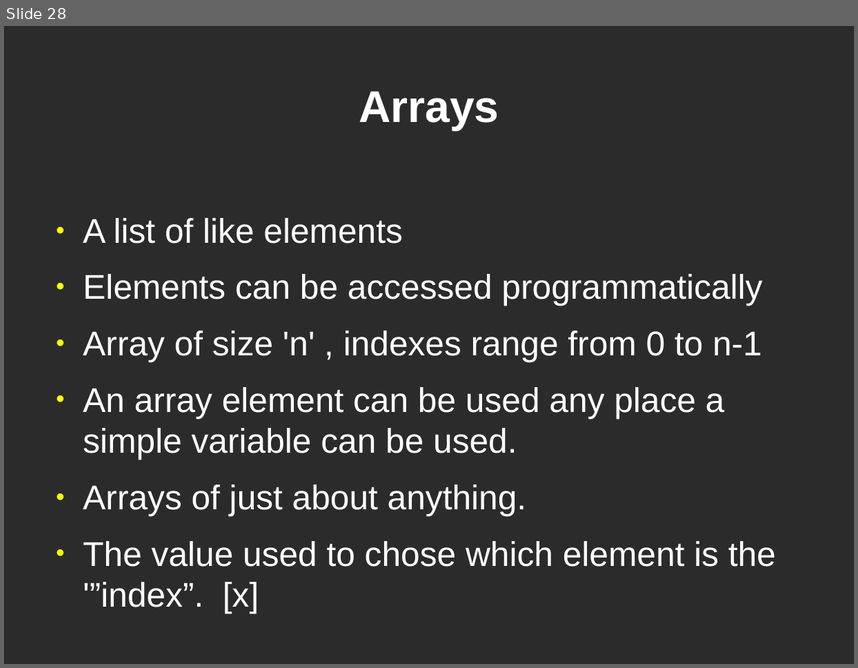
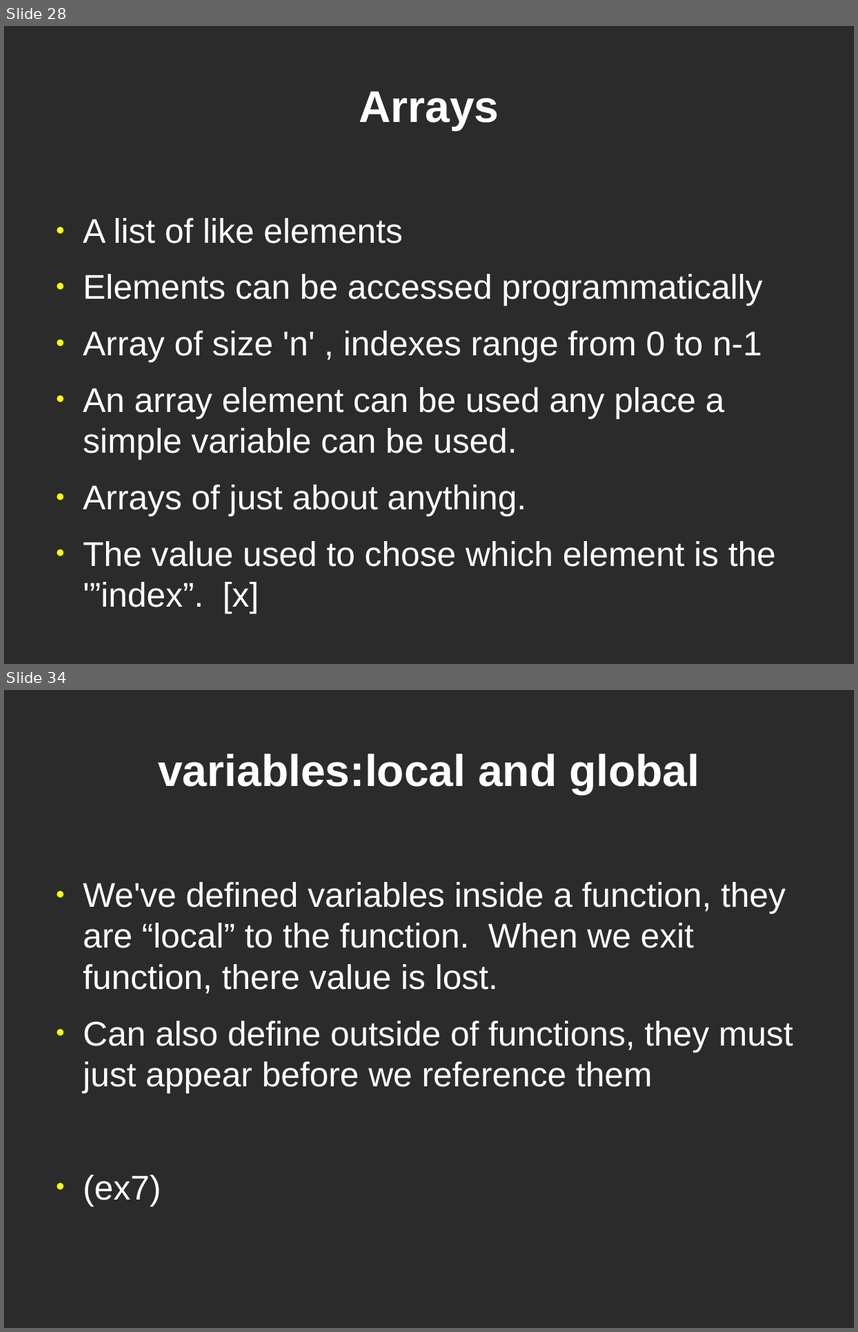
Before and after one commit to dklamet/class, a slide deck: docs/class.odp. Shown one above the other, each under a label of ours: slide 28 before the commit, slides 28 and 34 after it; the slides between them are not shown. The pictures are 858x668 and 858x1332 pixels, drawn with LibreOffice and Linux fonts; fonts in the diff are those of the drawing; background and template pictures are left out; a plain dark background stands for a picture behind light text. Boxes give left, top, right and bottom in pixels: in the first picture for what was removed or moved away, otherwise in the second. Text is boxed around its words. In the diff, an @@ line names an element or a change of style, - is before the commit and + after.

```diff
--- a/docs/class.odp
+++ b/docs/class.odp
@@ slide 34 added at bbox=[4, 690, 854, 1328], background picture (left out) @@
@@ title added at bbox=[158, 753, 700, 794], 41.4 pt, text #FFFFFF, bold @@
+variables:local and global
@@ text added at bbox=[83, 882, 793, 1205], 32 pt, text #FFFFFF @@
+● We've defined variables inside a function, they are “local” to the function. When we exit function, there value is lost.
+● Can also define outside of functions, they must just appear before we reference them
+● (ex7)
```
Also in this commit, not shown: 6 other slides added, 6 other files.
